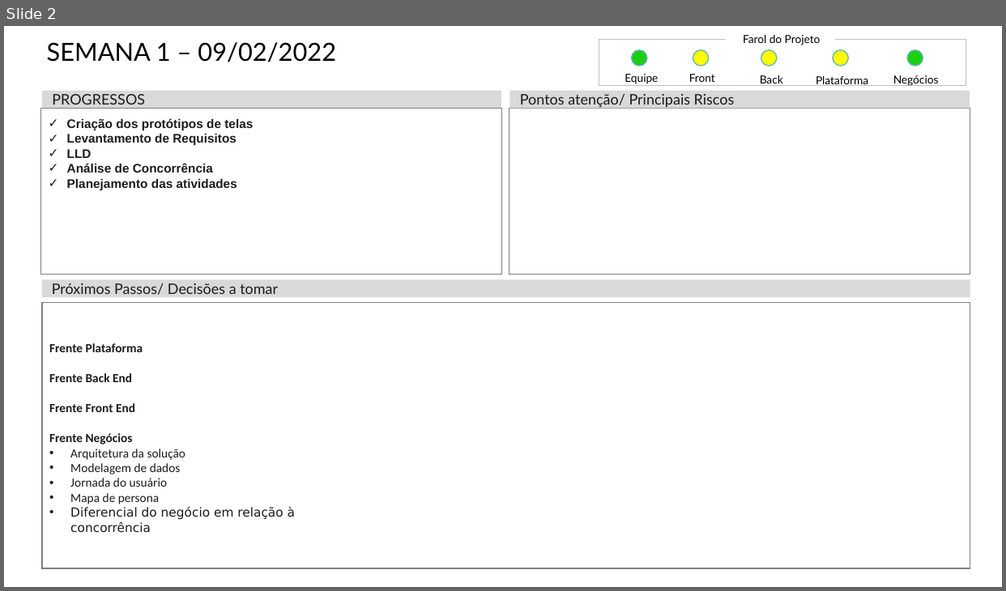
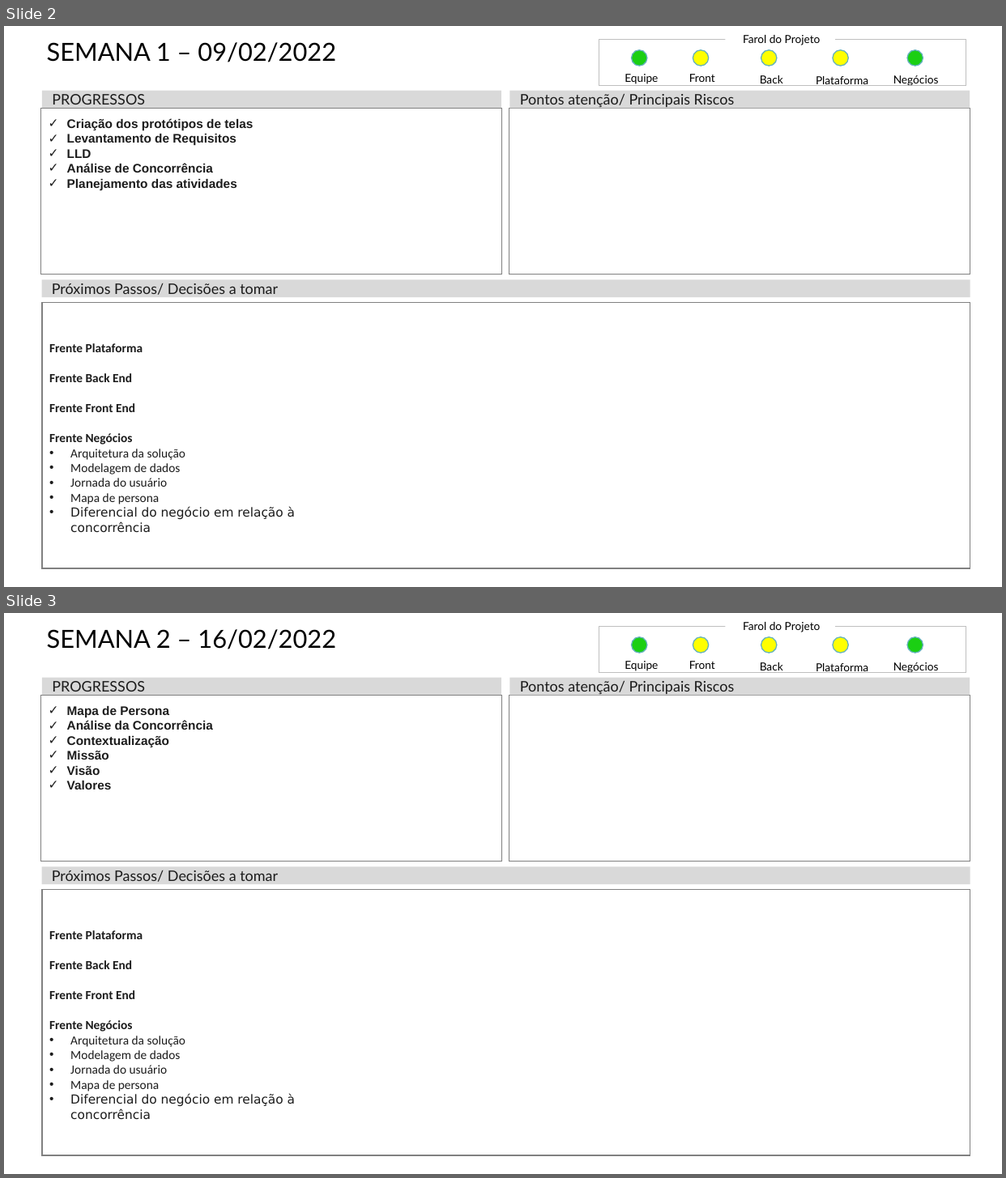
Before and after one commit to UINick/SmartTools-2.0, a slide deck: Documentação/Status Report - Grupo 6 - 4o semestre.pptx. Shown one above the other, each under a label of ours: slide 2 before the commit, slides 2 and 3 after it. The pictures are 1006x591 and 1006x1178 pixels, drawn with LibreOffice and Linux fonts; fonts in the diff are those of the drawing. Boxes give left, top, right and bottom in pixels: in the first picture for what was removed or moved away, otherwise in the second. Text is boxed around its words. In the diff, an @@ line names an element or a change of style, - is before the commit and + after.

```diff
--- a/Documentação/Status Report - Grupo 6 - 4o semestre.pptx
+++ b/Documentação/Status Report - Grupo 6 - 4o semestre.pptx
@@ slide 3 added at (4, 613, 1002, 1174), background #FFFFFF @@
@@ title added at (47, 629, 336, 649), 24 pt, text #000000 @@
+SEMANA 2 – 16/02/2022
@@ rectangle added at (599, 627, 966, 672), outline #BFBFBF 0.5 pt @@
@@ text added at (743, 622, 820, 632), 10.7 pt, text #000000 @@
+Farol do Projeto
@@ text added at (624, 661, 658, 671), 10.7 pt, text #000000 @@
+Equipe
@@ ellipse added at (632, 637, 647, 653), fill #1BCF13, outline #63B1BC 1 pt @@
@@ text added at (689, 661, 715, 669), 10.7 pt, text #000000 @@
+Front
@@ ellipse added at (692, 637, 709, 653), fill #FFFF00, outline #63B1BC 1 pt @@
@@ ellipse added at (761, 637, 777, 653), fill #FFFF00, outline #63B1BC 1 pt @@
@@ ellipse added at (833, 637, 849, 653), fill #FFFF00, outline #63B1BC 1 pt @@
@@ ellipse added at (908, 637, 923, 653), fill #1BCF13, outline #63B1BC 1 pt @@
@@ rectangle added at (42, 677, 502, 696), fill #D9D9D9, 14 pt, text #1C1C1C @@
+PROGRESSOS
@@ rectangle added at (510, 677, 970, 696), fill #D9D9D9, 14 pt, text #1C1C1C @@
+Pontos atenção/ Principais Riscos
@@ text added at (760, 662, 783, 673), 10.7 pt, text #000000 @@
+Back
@@ text added at (816, 663, 868, 673), 10.7 pt, text #000000 @@
+Plataforma
@@ text added at (893, 662, 939, 673), 10.7 pt, text #000000 @@
+Negócios
@@ rectangle added at (40, 696, 502, 862), outline #808080 1 pt, 12 pt, text #1C1C1C, bold @@
+✓ Mapa de Persona
+✓ Análise da Concorrência
+✓ Contextualização
+✓ Missão
+✓ Visão
+✓ Valores
@@ rectangle added at (509, 696, 970, 862), outline #808080 1 pt @@
@@ rectangle added at (41, 867, 970, 884), fill #D9D9D9, 14 pt, text #1C1C1C @@
+Próximos Passos/ Decisões a tomar
@@ rectangle added at (42, 890, 970, 1156), outline #808080 1 pt, 12 pt, text #1C1C1C @@
+  Frente Plataforma
+  Frente Back End
+  Frente Front End
+  Frente Negócios
+  • Arquitetura da solução
+  • Modelagem de dados
+  • Jornada do usuário
+  • Mapa de persona
+  • Diferencial do negócio em relação à concorrência
```
Also in this commit, not shown: 1 other file.
